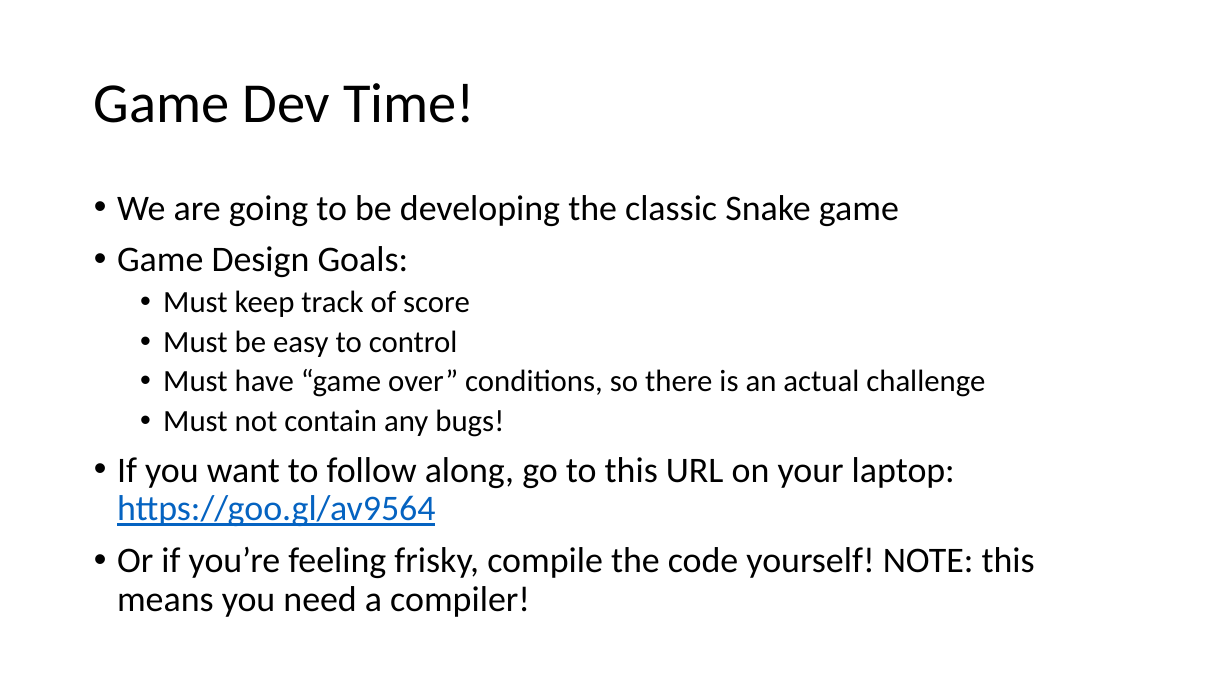
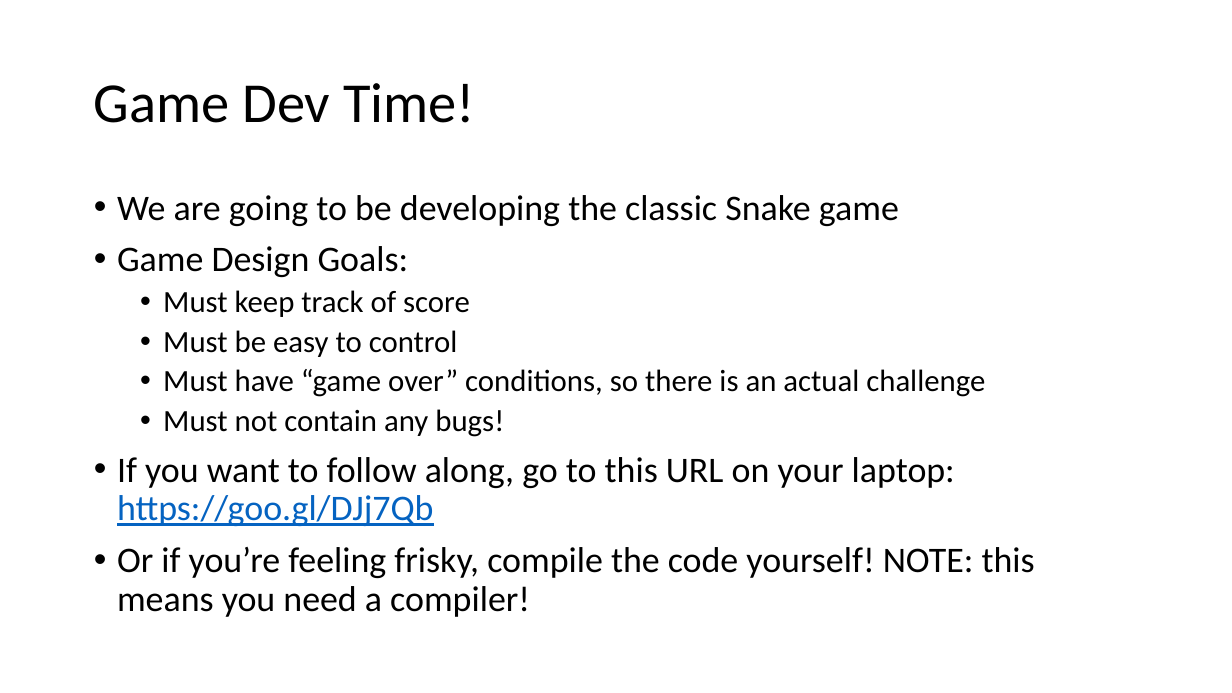
Before and after one commit to sgowen/IntroToCPlusPlusGameDev, a slide deck: slide 7 of IntroToCPlusPlusGameDev.pptx (slide 4 before the commit). Drawn at 1232x693 pixels with LibreOffice and Linux fonts; fonts in the diff are those of the drawing. Boxes give left, top, right and bottom in pixels: in the first picture for what was removed or moved away, otherwise in the second. Text is boxed around its words. In the diff, an @@ line names an element or a change of style, - is before the commit and + after.

```diff
--- a/IntroToCPlusPlusGameDev.pptx
+++ b/IntroToCPlusPlusGameDev.pptx
@@ text at <box>117,457,955,526</box>: text changed @@
-• If you want to follow along, go to this URL on your laptop: https://goo.gl/av9564
+• If you want to follow along, go to this URL on your laptop: https://goo.gl/DJj7Qb
```
Also in this commit, not shown: 3 other slides changed, 1 slide added, 2 other files.
